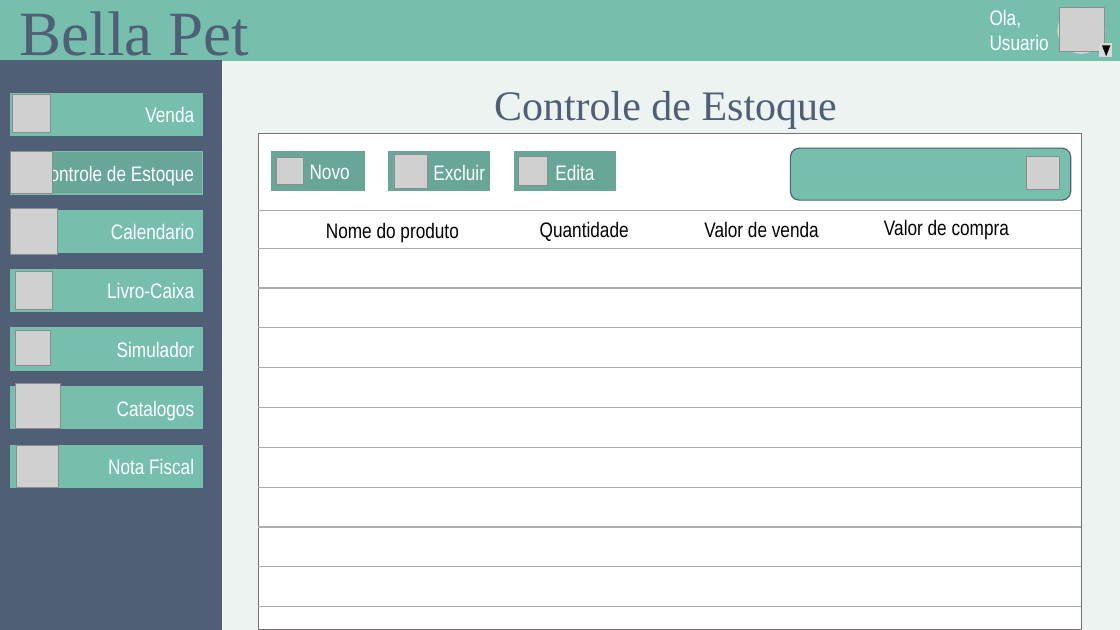
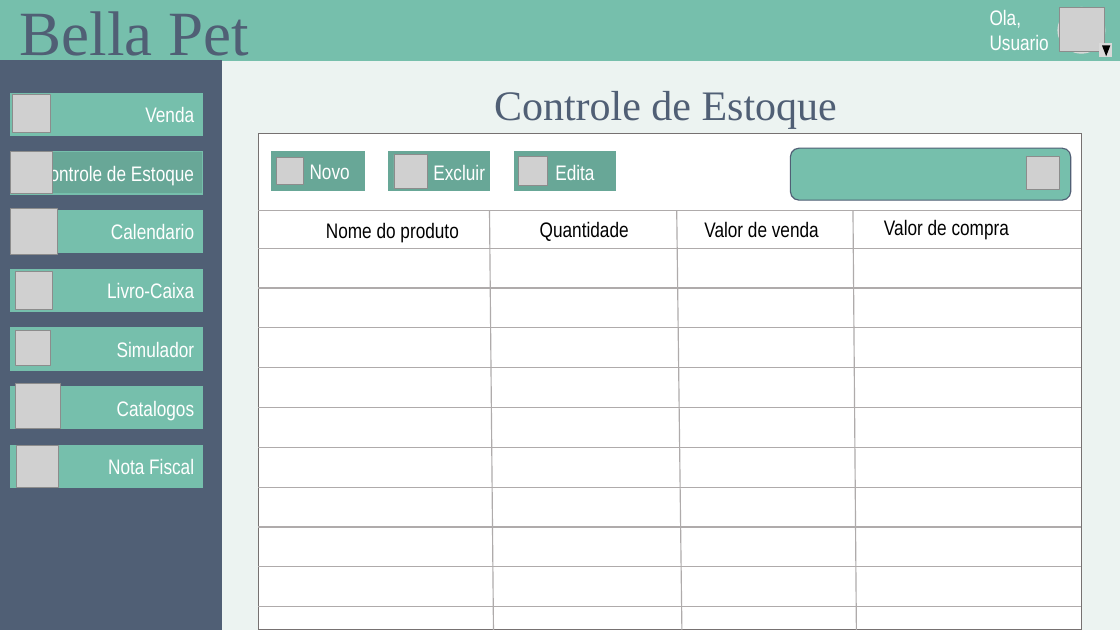
Before and after one commit to GustavoSantiago113/Administration-Help-Tool, a slide deck: slide 5 of Design.pptx (slide 2 before the commit). Drawn at 1120x630 pixels with LibreOffice and Linux fonts; fonts in the diff are those of the drawing; grey boxes stand for pictures. Boxes give left, top, right and bottom in pixels: in the first picture for what was removed or moved away, otherwise in the second. Text is boxed around its words. In the diff, an @@ line names an element or a change of style, - is before the commit and + after.

```diff
--- a/Design.pptx
+++ b/Design.pptx
@@ line added from (490, 211) to (494, 630), #AFABAB 1 pt @@
@@ line added from (677, 211) to (682, 630), #AFABAB 1 pt @@
@@ line added from (853, 211) to (857, 630), #AFABAB 1 pt @@
```
Also in this commit, not shown: 4 slides added, 1 other file.
